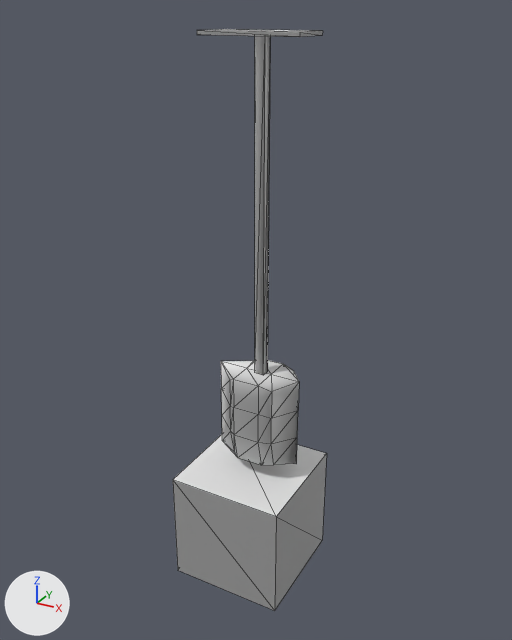
One commit to the OBJ model Assets/Game/Prefabs/MakerAssets/ModulPlaceholders/P_Modul_26_01.obj: the scene before it, then after it.
Both versions are drawn from a 50 mm camera at (12.6, -23.1, 15.9) aimed at (-0.2, 0.1, 4.2). Every picture has the same lights, and +X, +Y and +Z are marked at lower left. Mesh edges are drawn as thin lines. Where no turn or scale is listed for an object, it has been applied to the vertices. Vertices at the same position are counted once.

Names of what the first picture shows: 'P_Modul_26_01'.
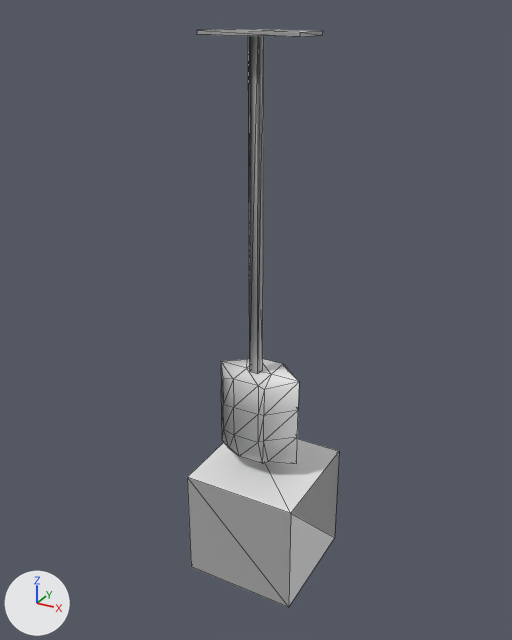
The change, as a list of edits to the scene's bpy script:
```text
Change me_p_modul_26_01:
    used by ob_p_modul_26_01; location = (0.0, 0.0, 0.0)
    remove me_p_modul_26_01.from_pydata(...)  # 68 vertices, 118 faces; spans x -2.7..2.3, y -2.7..2.3, z -7.7..15.2
    add me_p_modul_26_01.from_pydata(...)  # 68 vertices, 118 faces; spans x -2.3..2.7, y -2.3..2.7, z -7.7..15.2
    me_p_modul_26_01 part 1: the loose piece of 8 vertices spanning x -2.7..2.3, y -2.7..2.3, z -7.7..-2.7 is moved by (0.4, 0.5, 0.0)
    me_p_modul_26_01 part 2: the loose piece of 8 vertices spanning x -0.1..0.3, y -0.2..0.2, z 2.0..15.0 is moved by (-0.3, 0.0, 0.0)
    me_p_modul_26_01 part 3
    12 vertices in x -0.8..1.1, y -1.0..1.0, z -0.6..1.8 move by (-0.3, 0.0, 0.0)
    4 vertices in x -0.6..0.6, y -0.8..0.7, z -2.0 move by (0.0, 0.1, 0.0)
    4 vertices in x -0.8..1.1, y -0.7..0.6, z -1.8 move by (-0.3, 0.1, 0.0)
```

Boxes [x1, y1, x2, y2] around the edits, measured in the pictures (512 x 640 px; the box of a moved part takes in the faces that stretch with it):
'P_Modul_26_01', reshaped
    before: [173, 29, 327, 611]
    after: [187, 29, 339, 607]
part 1 of me_p_modul_26_01, moved or reshaped
    before: [173, 435, 327, 611]
    after: [187, 439, 339, 607]
part 2 of me_p_modul_26_01, moved or reshaped
    before: [255, 36, 271, 375]
    after: [248, 36, 264, 373]
part 3 of me_p_modul_26_01, moved or reshaped
    before: [221, 360, 299, 465]
    after: [221, 359, 299, 464]
